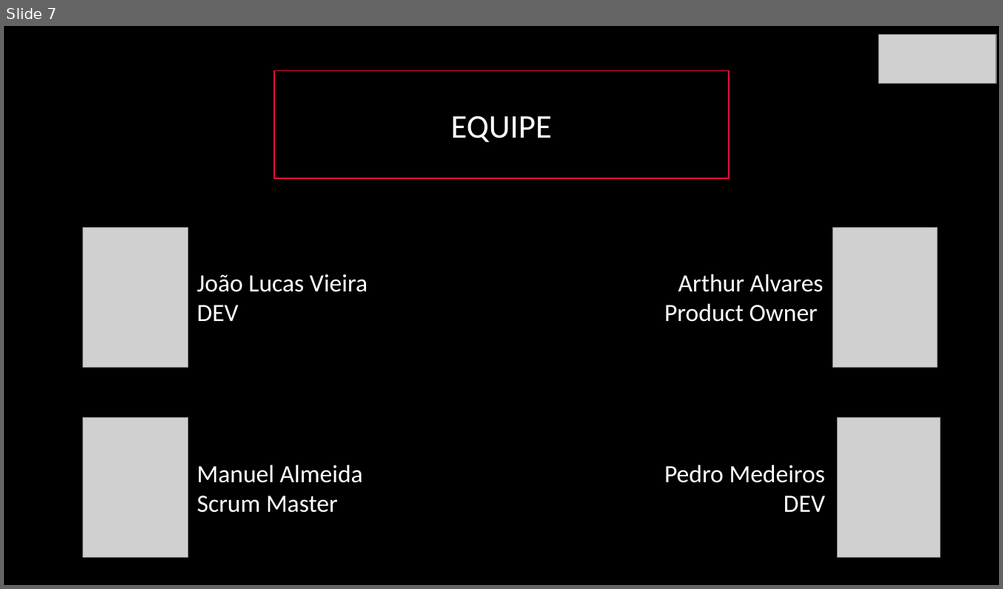
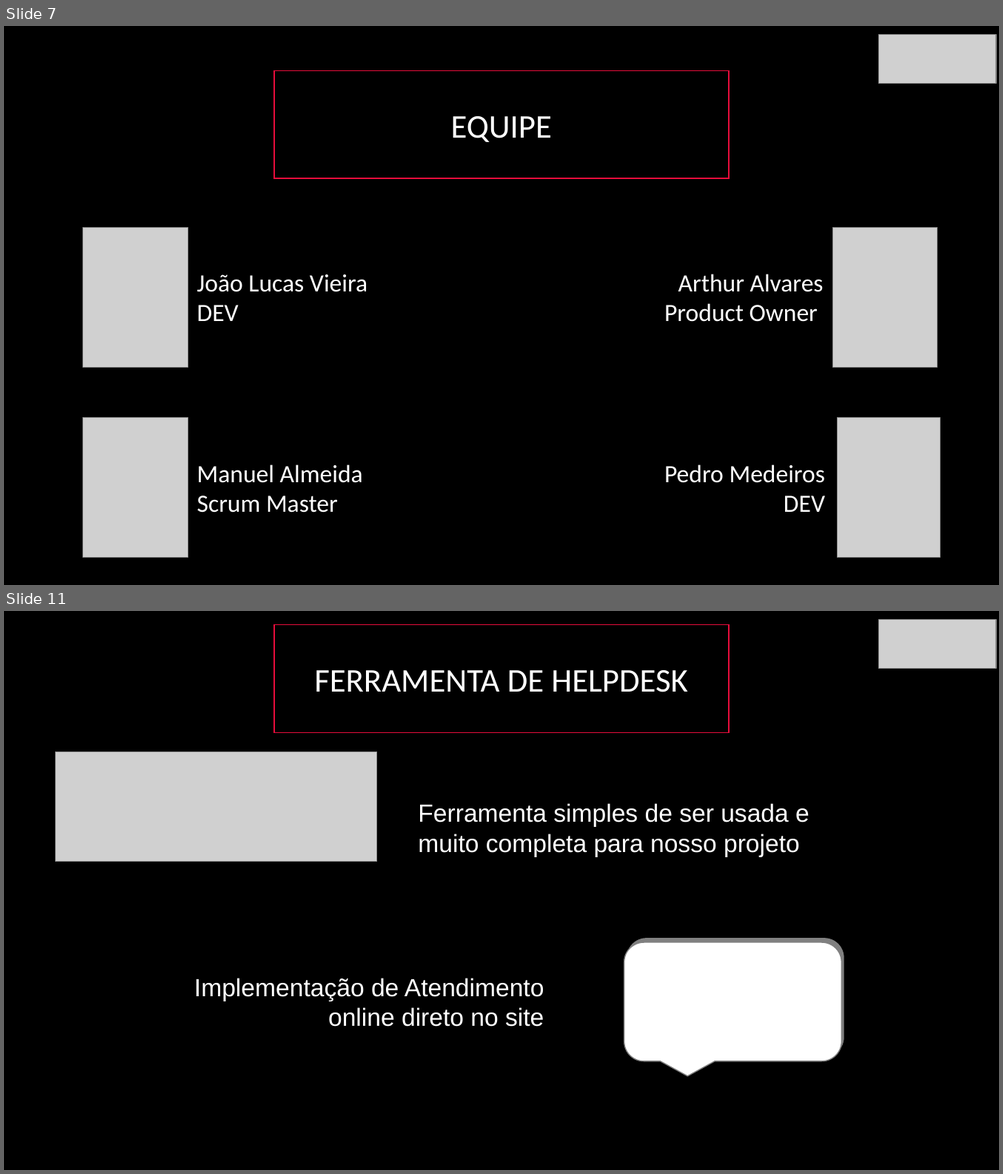
Before and after one commit to BandTec/blind-market, a slide deck: Apresentação-blindmarket.pptx. Shown one above the other, each under a label of ours: slide 7 before the commit, slides 7 and 11 after it; the slides between them are not shown. The pictures are 1003x589 and 1003x1174 pixels, drawn with LibreOffice and Linux fonts; fonts in the diff are those of the drawing; grey boxes stand for pictures. Boxes give left, top, right and bottom in pixels: in the first picture for what was removed or moved away, otherwise in the second. Text is boxed around its words. In the diff, an @@ line names an element or a change of style, - is before the commit and + after.

Commit message:
Edição do slide de apresentação do projeto

```diff
--- a/Apresentação-blindmarket.pptx
+++ b/Apresentação-blindmarket.pptx
@@ slide 11 added at [4, 611, 999, 1170], background #000000 @@
@@ rectangle added at [274, 624, 728, 732], fill #000000, outline #E50D3B 1 pt, 32 pt, text #FFFFFF @@
+FERRAMENTA DE HELPDESK
@@ picture added at [879, 620, 996, 669] @@
@@ picture added at [56, 752, 377, 862] @@
@@ text added at [418, 803, 809, 857], 24 pt, text #FFFFFF @@
+Ferramenta simples de ser usada e muito completa para nosso projeto
@@ rounded speech box added at [624, 943, 841, 1062], fill #FFFFFF, outline #808080 1 pt @@
@@ rounded speech box added at [626, 939, 843, 1058], fill #808080 @@
@@ text added at [194, 978, 544, 1027], 24 pt, text #FFFFFF @@
+Implementação de Atendimento online direto no site
```
Also in this commit, not shown: 7 other slides added, 1 slide removed.
